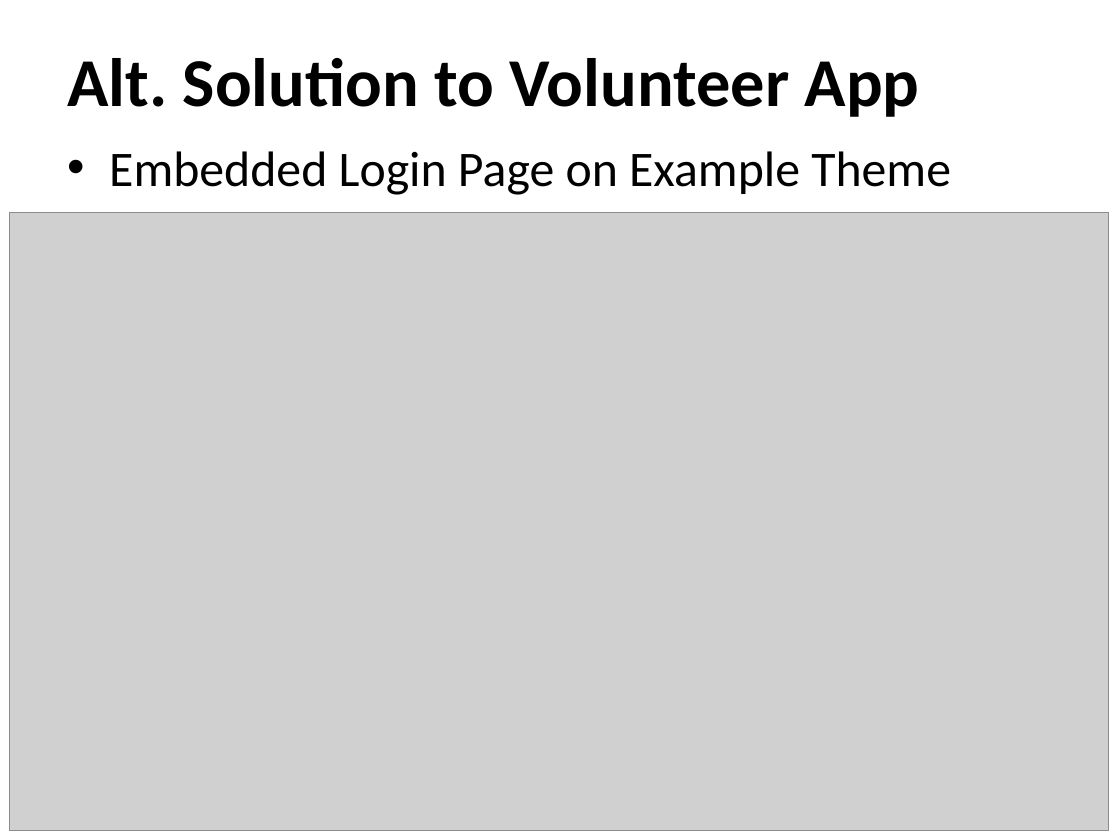
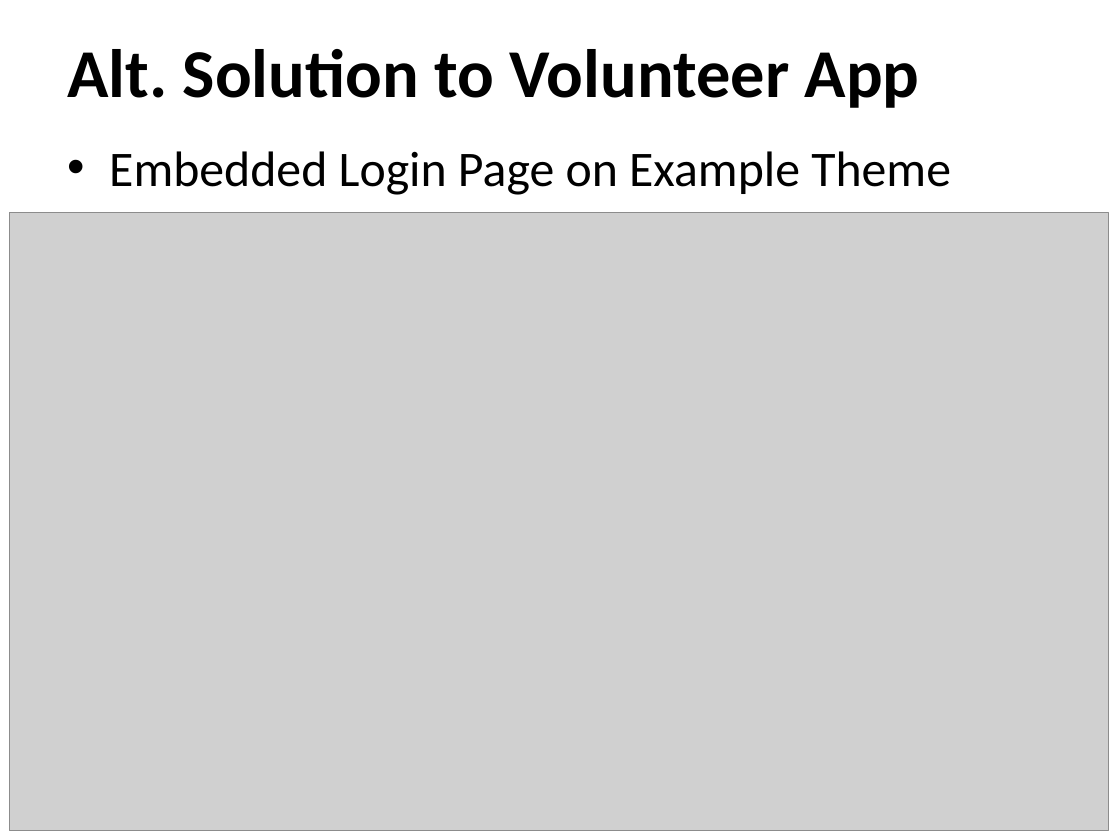
Before and after one commit to ehsantos11/MIST7590-Smithgall-Project, a slide deck: slide 9 of SGW Project Update 24Jan18.pptx (slide 6 before the commit). Drawn at 1120x840 pixels with LibreOffice and Linux fonts; fonts in the diff are those of the drawing; grey boxes stand for pictures; background and template pictures are left out. Boxes give left, top, right and bottom in pixels: in the first picture for what was removed or moved away, otherwise in the second. Text is boxed around its words. In the diff, an @@ line names an element or a change of style, - is before the commit and + after.

```diff
--- a/SGW Project Update 24Jan18.pptx
+++ b/SGW Project Update 24Jan18.pptx
@@ title "Alt. Solution to Volunteer App": place and size @@
-title "Alt. Solution to Volunteer App" at bbox=[67, 58, 920, 117]
+title "Alt. Solution to Volunteer App" at bbox=[67, 49, 920, 108]
```
Also in this commit, not shown: 6 other slides changed, 4 slides added, 1 slide removed.
